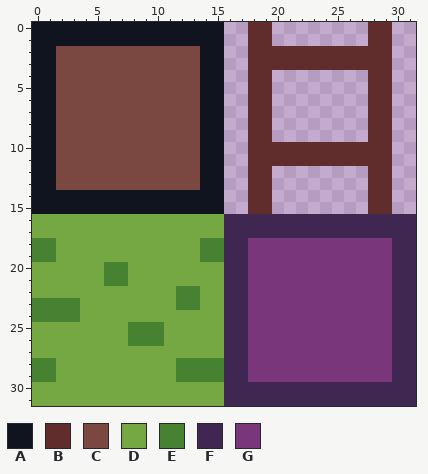
Pixel-art sprite: godot-project/Arts/arcade/arcade_tileset.png. Above: the version before the commit.
The file is 32x32 pixels.
Palette (. is transparent): A #10141f  B #602c2c  C #7a4841  D #75a743  E #468232  F #402751  G #7a367b
Pixels before, first column x 0:
 0 AAAAAAAAAAAAAAAA..BB........BB..
 1 AAAAAAAAAAAAAAAA..BB........BB..
 2 AACCCCCCCCCCCCAA..BBBBBBBBBBBB..
 3 AACCCCCCCCCCCCAA..BBBBBBBBBBBB..
 4 AACCCCCCCCCCCCAA..BB........BB..
 5 AACCCCCCCCCCCCAA..BB........BB..
 6 AACCCCCCCCCCCCAA..BB........BB..
 7 AACCCCCCCCCCCCAA..BB........BB..
 8 AACCCCCCCCCCCCAA..BB........BB..
 9 AACCCCCCCCCCCCAA..BB........BB..
10 AACCCCCCCCCCCCAA..BBBBBBBBBBBB..
11 AACCCCCCCCCCCCAA..BBBBBBBBBBBB..
12 AACCCCCCCCCCCCAA..BB........BB..
13 AACCCCCCCCCCCCAA..BB........BB..
14 AAAAAAAAAAAAAAAA..BB........BB..
15 AAAAAAAAAAAAAAAA..BB........BB..
16 DDDDDDDDDDDDDDDDFFFFFFFFFFFFFFFF
17 DDDDDDDDDDDDDDDDFFFFFFFFFFFFFFFF
18 EEDDDDDDDDDDDDEEFFGGGGGGGGGGGGFF
19 EEDDDDDDDDDDDDEEFFGGGGGGGGGGGGFF
20 DDDDDDEEDDDDDDDDFFGGGGGGGGGGGGFF
21 DDDDDDEEDDDDDDDDFFGGGGGGGGGGGGFF
22 DDDDDDDDDDDDEEDDFFGGGGGGGGGGGGFF
23 EEEEDDDDDDDDEEDDFFGGGGGGGGGGGGFF
24 EEEEDDDDDDDDDDDDFFGGGGGGGGGGGGFF
25 DDDDDDDDEEEDDDDDFFGGGGGGGGGGGGFF
26 DDDDDDDDEEEDDDDDFFGGGGGGGGGGGGFF
27 DDDDDDDDDDDDDDDDFFGGGGGGGGGGGGFF
28 EEDDDDDDDDDDEEEEFFGGGGGGGGGGGGFF
29 EEDDDDDDDDDDEEEEFFGGGGGGGGGGGGFF
30 DDDDDDDDDDDDDDDDFFFFFFFFFFFFFFFF
31 DDDDDDDDDDDDDDDDFFFFFFFFFFFFFFFF
The result:
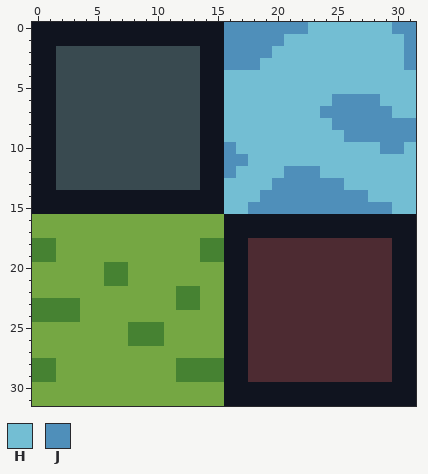
Colours new in this view: H #73bed3  J #4f8fba
Author's note on the commit: arts for arcade and some scene sketches
Change:
colour C: #7a4841 -> #394a50
colour G: #7a367b -> #4d2b32
Changed rows in their new state; - is a pixel that keeps its letter.
first column x 16:
 0 JJJJJJJHHHHHHHJJ
 1 JJJJJHHHHHHHHHHJ
 2 JJJJHHHHHHHHHHHJ
 3 JJJHHHHHHHHHHHHJ
 4 HHHHHHHHHHHHHHHH
 5 HHHHHHHHHHHHHHHH
 6 HHHHHHHHHJJJJHHH
 7 HHHHHHHHJJJJJJHH
 8 HHHHHHHHHJJJJJJJ
 9 HHHHHHHHHHJJJJJJ
10 JHHHHHHHHHHHHJJH
11 JJHHHHHHHHHHHHHH
12 JHHHHJJJHHHHHHHH
13 HHHHJJJJJJHHHHHH
14 HHHJJJJJJJJJHHHH
15 HHJJJJJJJJJJJJHH
16 AAAAAAAAAAAAAAAA
17 AAAAAAAAAAAAAAAA
18 AA------------AA
19 AA------------AA
20 AA------------AA
21 AA------------AA
22 AA------------AA
23 AA------------AA
24 AA------------AA
25 AA------------AA
26 AA------------AA
27 AA------------AA
28 AA------------AA
29 AA------------AA
30 AAAAAAAAAAAAAAAA
31 AAAAAAAAAAAAAAAA
Pixel boxes of the changes (left, top, right, bottom) in both pictures:
changed: (56, 22, 416, 406)
